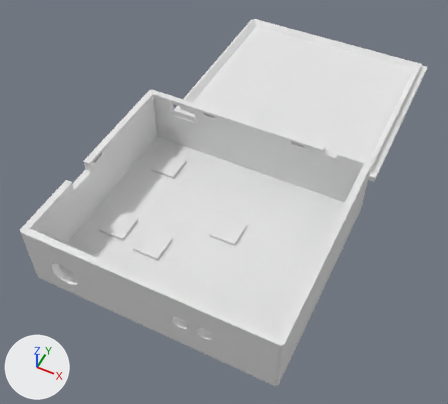
What one commit did to the Blender file 3D Models/Case Loud-Detector 90x80x27mm (final).blend.
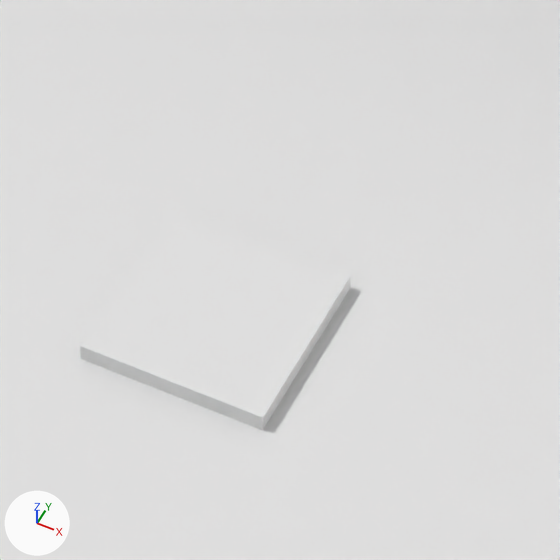
Each version is shown whole from a 50 mm camera at (0.0677, -0.1213, 0.1759) aimed at (-0.0047, 0.0235, -0.0051), then close up on the part from 44% to 62% of the width and 46% to 65% of the height. Every picture has the same lights, and +X, +Y and +Z are marked at lower left.

Names of what the first close-up shows: 'Cuerpo Ppal Base', 'Soporte PCB 02'.
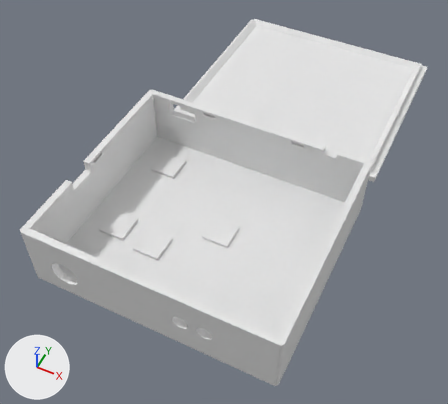
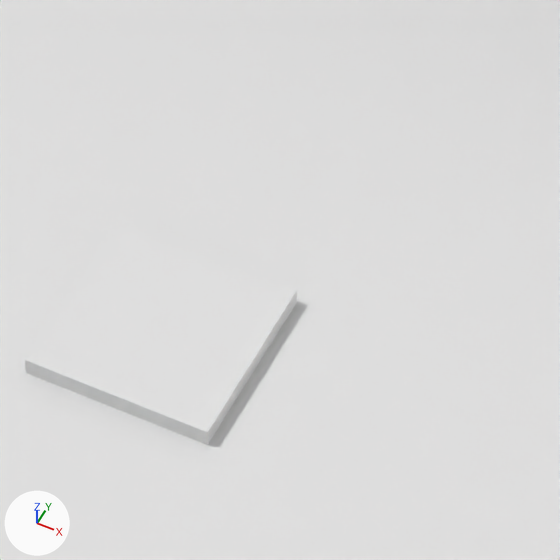
Commit message: Case 3D model minor improvements

What the commit changed:
Object 'Soporte PCB 02' (ob_soporte_pcb_02) moves from (0.006, 0.0055, 0.003) to (0.004, 0.0035, 0.003).

Changed parts and their boxes [x1, y1, x2, y2] in the close-ups (560 x 560 px):
'Soporte PCB 02', moved
    before: [80, 208, 351, 430]
    after: [25, 222, 297, 445]
